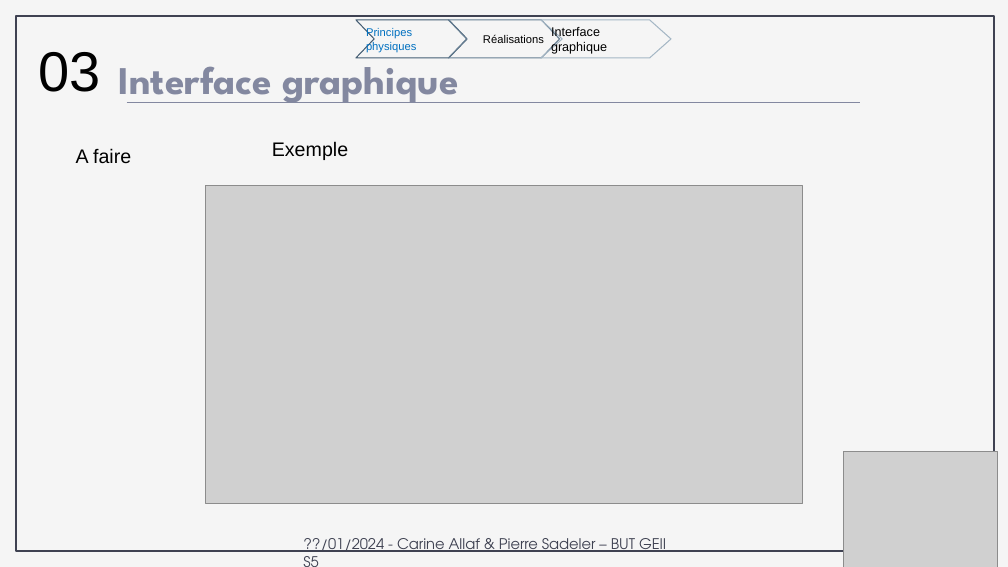
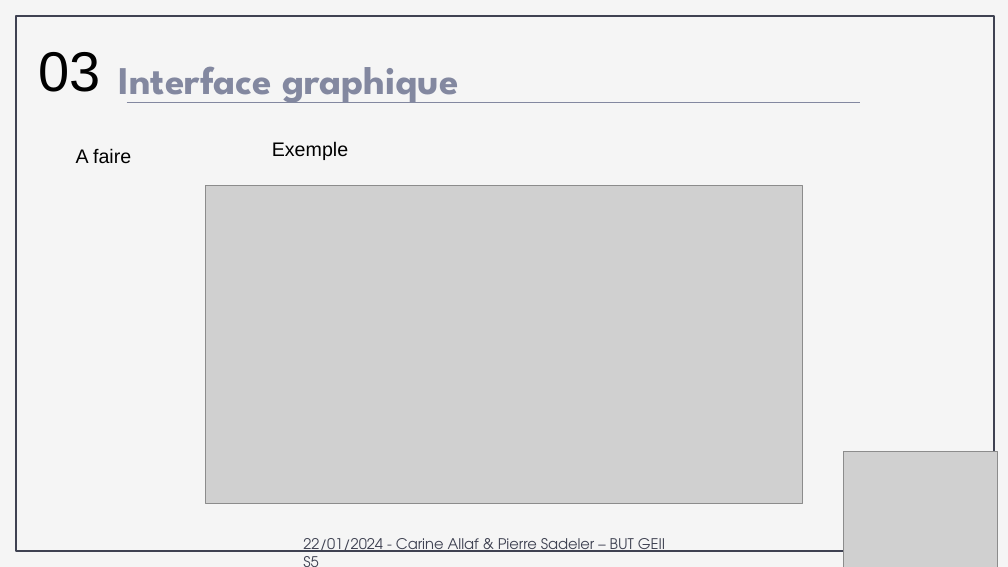
Before and after one commit to psadelerge1/mesures_sans_contact_obj_met, a slide deck: slide 12 of word/PP_Allaf_Sadeler.pptx. Drawn at 1008x567 pixels with LibreOffice and Linux fonts; fonts in the diff are those of the drawing; grey boxes stand for pictures. Boxes give left, top, right and bottom in pixels: in the first picture for what was removed or moved away, otherwise in the second. Text is boxed around its words. In the diff, an @@ line names an element or a change of style, - is before the commit and + after.

```diff
--- a/word/PP_Allaf_Sadeler.pptx
+++ b/word/PP_Allaf_Sadeler.pptx
@@ freeform shape removed at bbox=[356, 20, 467, 58] @@
-Principes physiques
@@ freeform shape removed at bbox=[449, 20, 559, 58] @@
-Réalisations
@@ freeform shape removed at bbox=[541, 20, 671, 58] @@
-Interface graphique
@@ text at bbox=[303, 538, 665, 557]: text changed @@
-??/01/2024 - Carine Allaf & Pierre Sadeler – BUT GEII S5
+22/01/2024 - Carine Allaf & Pierre Sadeler – BUT GEII S5
```
Also in this commit, not shown: 16 other slides changed, 4 other files.
